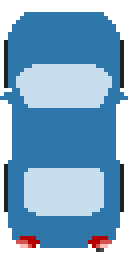
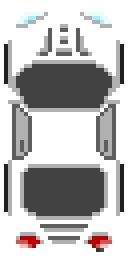
Comparing the layer stacks of the two 128px x 256px images. Changes:
added layer "Fixed Color" above "Colourizable" over [4, 12, 124, 248]
renamed "Car" to "Colourizable", painted on it over [0, 12, 128, 248]
